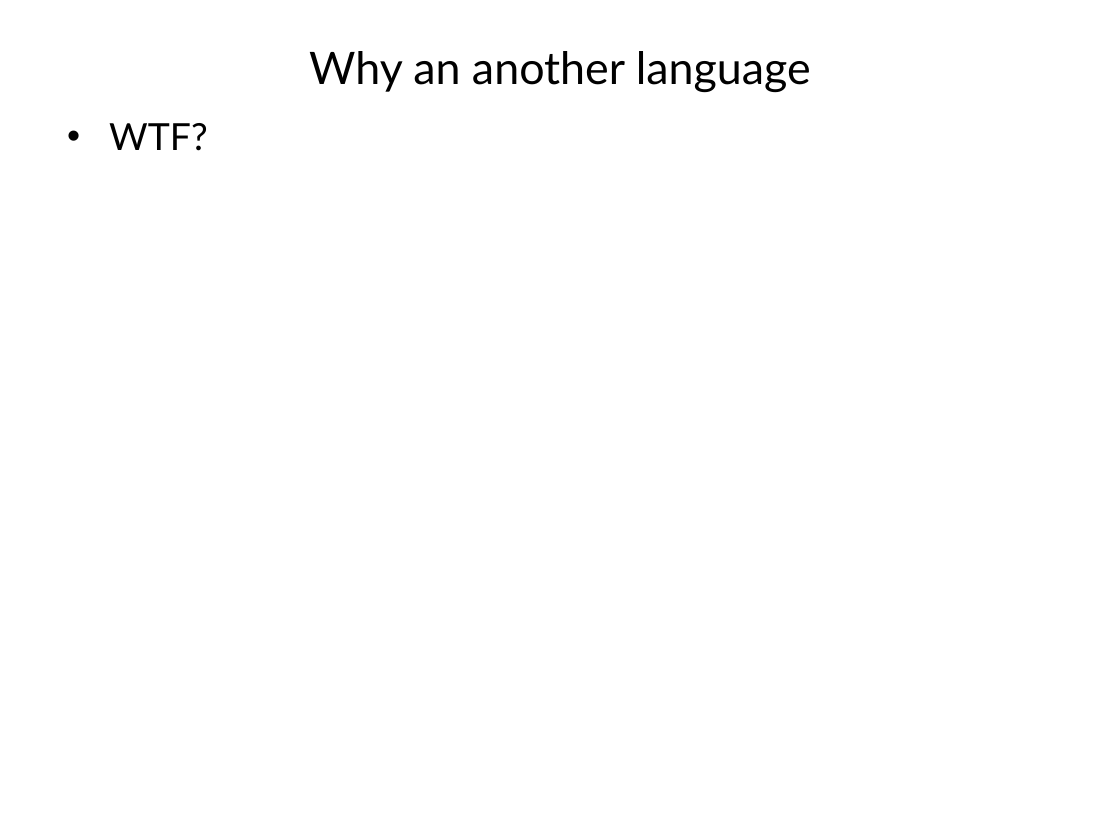
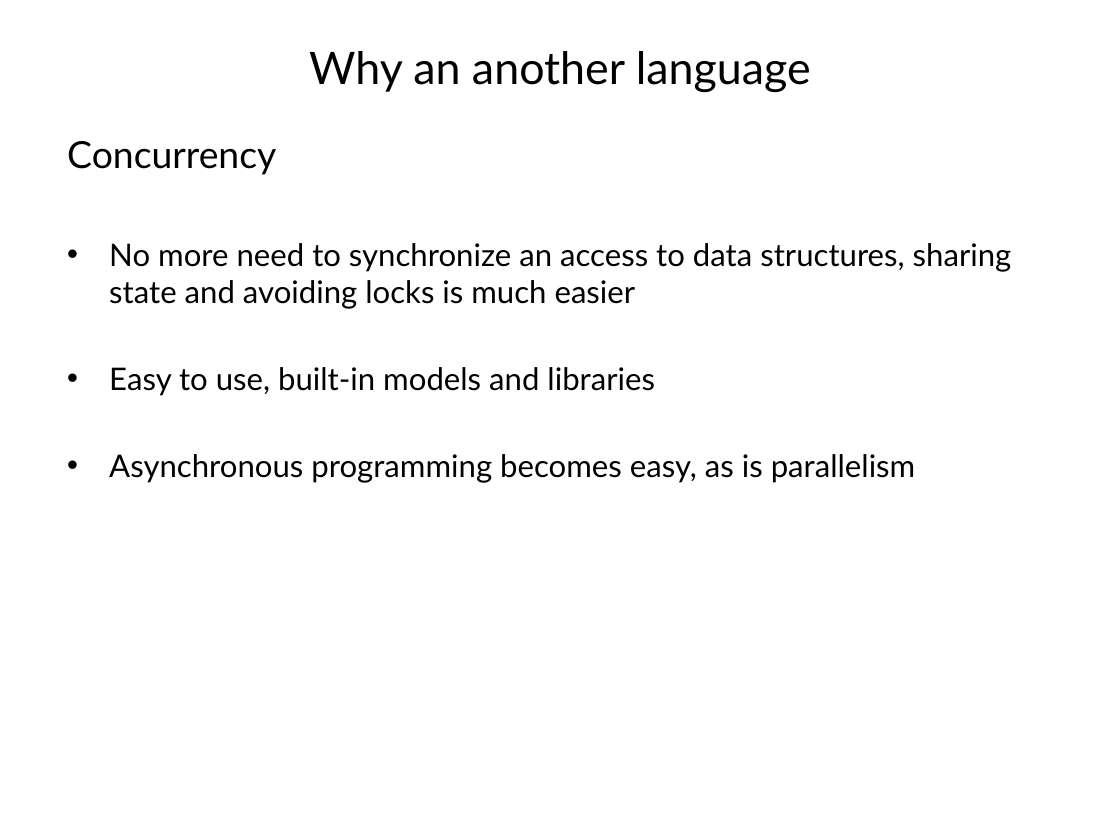
Before and after one commit to vba/presentations, a slide deck: slide 10 of fsharp/part1/presentation.pptx (slide 5 before the commit). Drawn at 1120x840 pixels with LibreOffice and Linux fonts; fonts in the diff are those of the drawing. Boxes give left, top, right and bottom in pixels: in the first picture for what was removed or moved away, otherwise in the second. Text is boxed around its words. In the diff, an @@ line names an element or a change of style, - is before the commit and + after.

```diff
--- a/fsharp/part1/presentation.pptx
+++ b/fsharp/part1/presentation.pptx
@@ text at [67, 141, 1012, 483]: text changed; size 24 to 20 pt @@
-• WTF?
+Concurrency
+• No more need to synchronize an access to data structures, sharing state and avoiding locks is much easier
+• Easy to use, built-in models and libraries
+• Asynchronous programming becomes easy, as is parallelism
```
Also in this commit, not shown: 1 other slide changed, 6 slides added, 1 slide removed, 1 other file.
